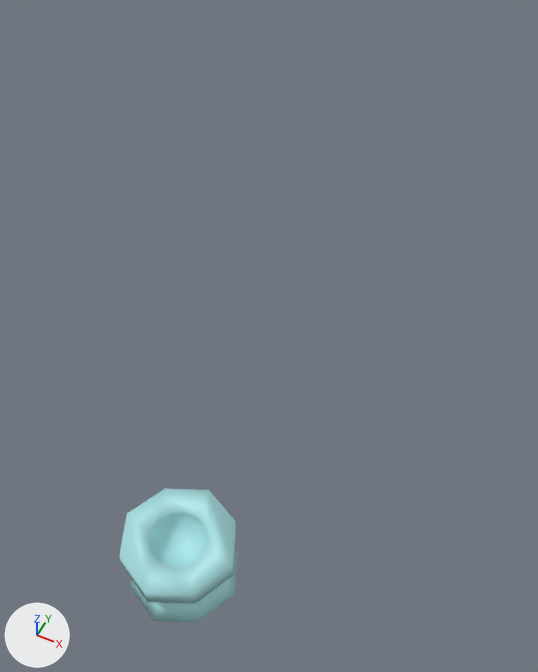
What one commit did to the FBX model DoubleTheFortress/Assets/Models 3D/Almeja Models/Core/Base.fbx.
Camera for both pictures: a 50 mm camera at (3.63, -4.15, 11.74) aimed at (-0.77, 4.65, 0.75). Every picture has the same lights, and +X, +Y and +Z are marked at lower left. Where no turn or scale is listed for an object, it has been applied to the vertices.

In view in the first picture: 'Base'.
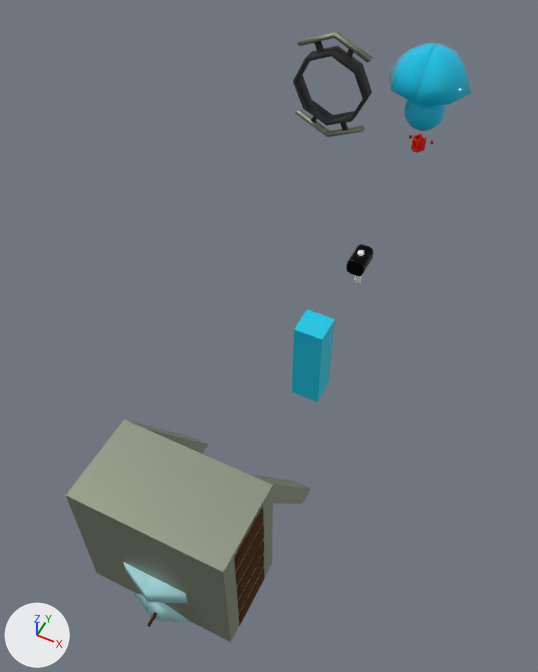
The newer file is also turned or shifted as a whole; pictures and numbers use the older file's frame.

Edits to the bpy script that builds the scene:
```text
Change mat_material_010:
    mat_material_010.base_color: (0.415, 0.777, 0.8) -> (0.8, 0.8, 0.8)  # cyan #ace4e7 -> white #e7e7e7
Add ob_cristal:
    ob_cristal = bpy.data.objects.new('Cristal', me_cube_008_1)  # 75 vertices, 88 faces; spans x -0.95..0.96, y -0.98..0.93, z 3.11..3.97; in mat_material_004 (cyan #00c2e7)
    ob_cristal.location = (-0.01, 11.07, 0.01)
Add ob_muro_grueso:
    ob_muro_grueso = bpy.data.objects.new('Muro Grueso', me_cube_017)  # 24 vertices, 18 faces; spans x -1.25..1.25, y -0.72..2.3, z -0.01..2.52; in mat_material (grey #9ba290)
    ob_muro_grueso.location = (-0.01, 0.02, 0.01)
Add ob_muro_basico:
    ob_muro_basico = bpy.data.objects.new('Muro basico', me_cube_014)  # a box spanning x -1.25..1.25, y -0.38..0.38, z 0.0..1.08; in mat_material_008 (white #e7e7e7)
    ob_muro_basico.location = (-0.01, 0.02, 0.01)
Add ob_muro_agujereado:
    ob_muro_agujereado = bpy.data.objects.new('Muro Agujereado', me_cube_016)  # 16 vertices, 16 faces; spans x -1.25..1.25, y -0.38..0.38, z 0.0..2.5; in mat_material_008 (white #e7e7e7)
    ob_muro_agujereado.location = (-0.01, 0.02, 0.01)
Add ob_wood_wall_007:
    ob_wood_wall_007 = bpy.data.objects.new('Wood Wall.007', me_cube_027)  # 168 vertices, 148 faces; spans x -1.25..1.25, y -0.43..0.43, z -0.01..2.39; in mat_material_007 (brown #582f00), mat_material_010 (white #e7e7e7)
    ob_wood_wall_007.location = (-0.01, 0.02, 0.01)
Add ob_handler:
    ob_handler = bpy.data.objects.new('Handler', me_cube_009)  # 120 vertices, 132 faces; spans x -3.23..-1.34, y -0.22..0.15, z 1.12..3.79; in mat_material_006 (dark grey #5c5c5c), mat_material (grey #9ba290)
    ob_handler.location = (-0.01, 11.07, 0.01)
Add ob_core:
    ob_core = bpy.data.objects.new('Core', me_sphere)  # a UV sphere (15 segments, 16 rings, poles along z) spanning x -0.461..0.471, y -0.481..0.445, z 1.991..2.928; in mat_material_004 (cyan #00c2e7)
    ob_core.location = (-0.01, 11.07, 0.01)
Add ob_player_reference:
    ob_player_reference = bpy.data.objects.new('Player Reference', me_cube)  # a box spanning x -0.3..0.3, y -0.3..0.3, z -1.0..1.0; in mat_material_009 (cyan #00c7e7)
    ob_player_reference.location = (-0.01, 5.11, 0.01)
Add ob_principal_power__gem:
    ob_principal_power__gem = bpy.data.objects.new('Principal Power  Gem', me_cube_001)  # 50 vertices, 48 faces; spans x -0.151..0.162, y -0.173..0.14, z 1.277..1.846; in mat_material_001 (red #e71200)
    ob_principal_power__gem.location = (-0.01, 11.07, 0.01)
Add ob_maso:
    ob_maso = bpy.data.objects.new('Maso', me_cube_012)  # 420 vertices, 400 faces; spans x -0.198..0.198, y -0.306..0.306, z 0.491..0.887; in mat_metal_de_maso (black #191919)
    ob_maso.location = (-0.01, 7.55, 0.01)
Add ob_cube:
    ob_cube = bpy.data.objects.new('Cube', me_cube_006)  # 72 vertices, 72 faces; spans x -0.032..0.032, y -1.09..0.375, z -0.1..0.138; in mat_material_007 (brown #582f00)
    ob_cube.location = (-0.01, 0.02, 0.01)
Add ob_palo_maso:
    ob_palo_maso = bpy.data.objects.new('Palo Maso', me_cube_013)  # 58 vertices, 56 faces; spans x -0.082..0.082, y -0.082..0.082, z -0.01..0.935; in mat_material_008 (white #e7e7e7)
    ob_palo_maso.location = (-0.01, 7.55, 0.01)
```

Location of each change, (x1, y1, x2, y2) in pixels of the pictures (538 x 672 px):
'Muro Grueso', added: after (66, 420, 311, 642)
'Cristal', added (cyan): after (389, 43, 471, 105)
'Handler', added: after (293, 31, 373, 137)
'Player Reference', added (cyan): after (292, 310, 335, 402)
'Wood Wall.007', added (brown): after (234, 508, 265, 626)
'Core', added (cyan): after (404, 100, 446, 131)
'Maso', added (black): after (346, 244, 373, 276)
'Principal Power  Gem', added: after (411, 133, 427, 153)
'Palo Maso', added: after (354, 250, 364, 285)
'Muro Agujereado', added: after (237, 505, 262, 595)
'Cube', added: after (147, 612, 157, 627)
'Muro basico', added: after (239, 561, 263, 612)
